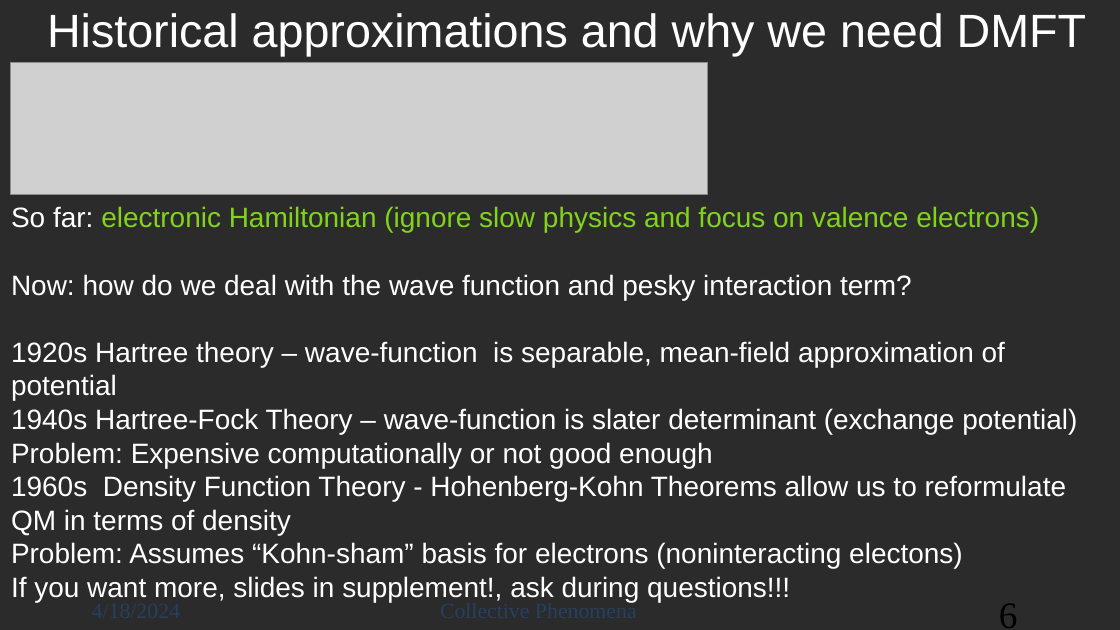
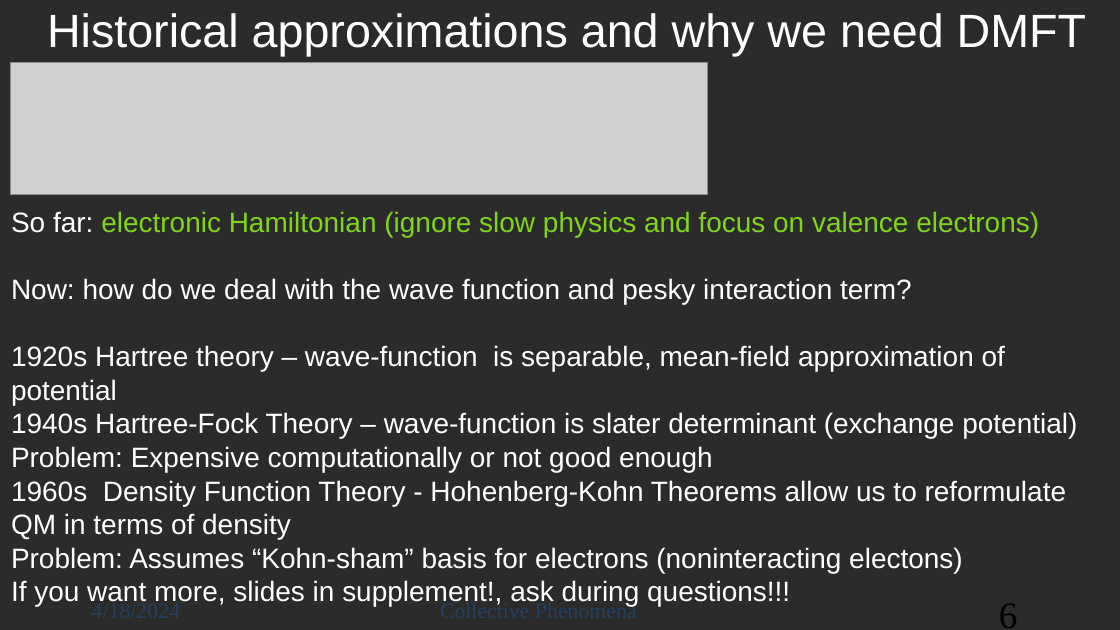
Before and after one commit to jacobsc050/projects, a slide deck: slide 6 of collective_phenomena/lecture.pptx. Drawn at 1120x630 pixels with LibreOffice and Linux fonts; fonts in the diff are those of the drawing; grey boxes stand for pictures; background and template pictures are left out; a plain dark background stands for a picture behind light text. Boxes give left, top, right and bottom in pixels: in the first picture for what was removed or moved away, otherwise in the second. Text is boxed around its words. In the diff, an @@ line names an element or a change of style, - is before the commit and + after.

```diff
--- a/collective_phenomena/lecture.pptx
+++ b/collective_phenomena/lecture.pptx
@@ text "So far: electronic Hamiltonian (ignore ..." moved from (x1=11, y1=206, x2=1077, y2=602) to (x1=11, y1=211, x2=1077, y2=607) @@
```
Also in this commit, not shown: 5 other slides changed, 5 slides added, 1 other file.
